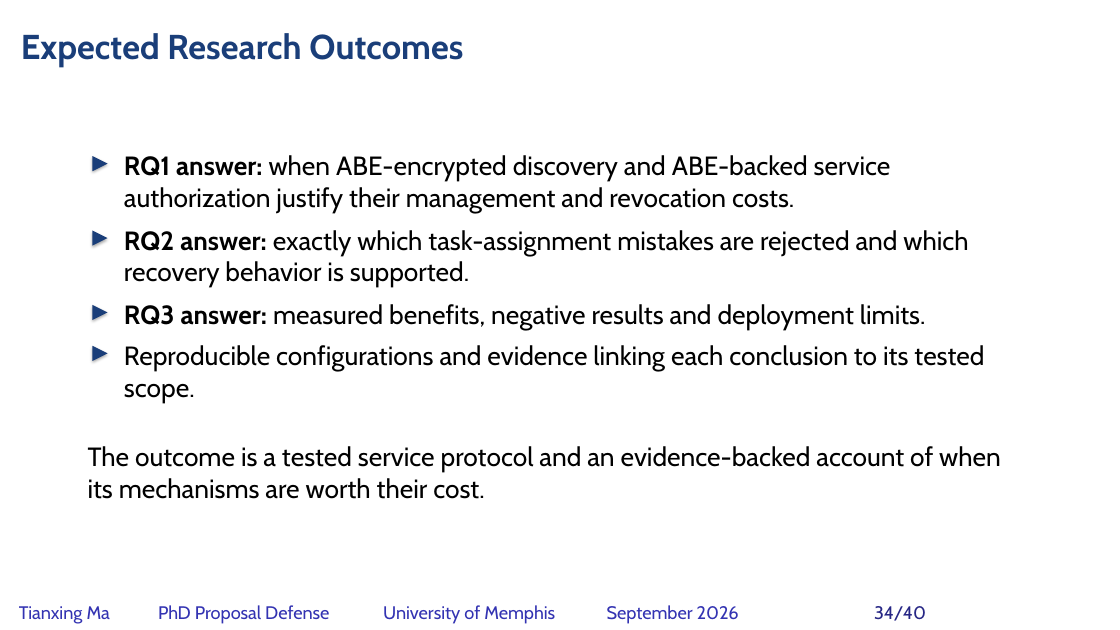
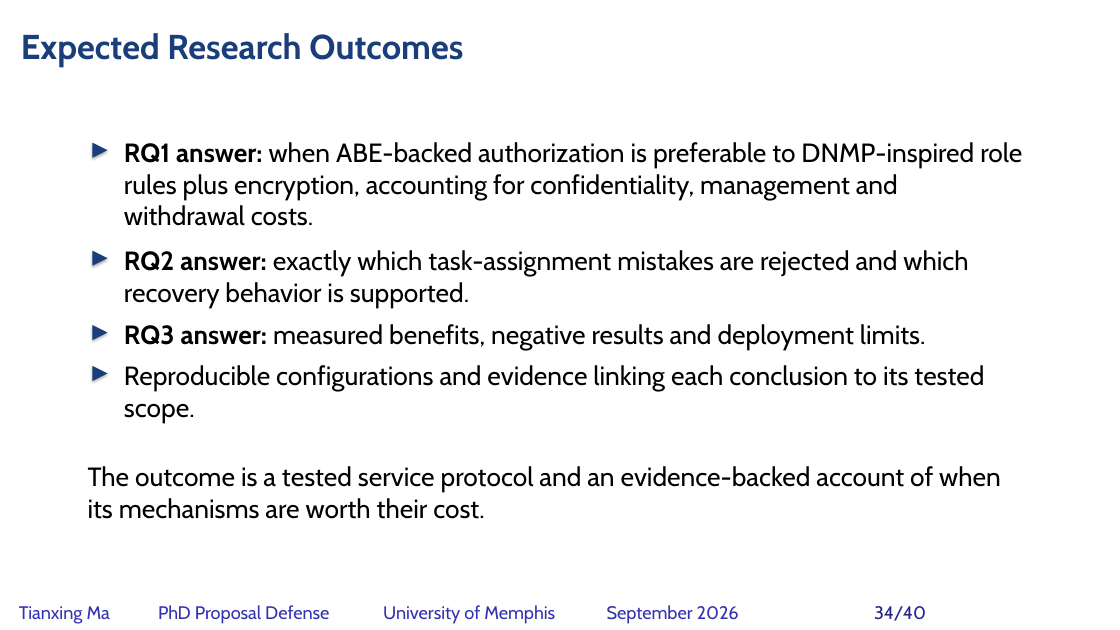
Before and after one commit to matianxing1992/NDN_Service_Framework, a slide deck: slide 34 of docs/PAPER/proposal-defense/slides/NDNSF_proposal_hybrid_editable.pptx. Drawn at 1120x630 pixels with LibreOffice and Linux fonts; fonts in the diff are those of the drawing; background and template pictures are left out. Boxes give left, top, right and bottom in pixels: in the first picture for what was removed or moved away, otherwise in the second. Text is boxed around its words. In the diff, an @@ line names an element or a change of style, - is before the commit and + after.

Commit message:
docs: connect DNMP authorization precedent across proposal

```diff
--- a/docs/PAPER/proposal-defense/slides/NDNSF_proposal_hybrid_editable.pptx
+++ b/docs/PAPER/proposal-defense/slides/NDNSF_proposal_hybrid_editable.pptx
@@ triangle: place and size @@
-triangle at <box>92,156,108,172</box>
+triangle at <box>92,143,108,158</box>
@@ text at <box>124,142,1022,226</box>: text changed @@
-RQ1 answer: when ABE-encrypted discovery and ABE-backed service authorization justify their management and revocation costs.
+RQ1 answer: when ABE-backed authorization is preferable to DNMP-inspired role rules plus encryption, accounting for confidentiality, management and withdrawal costs.
@@ 4 texts, 3 triangles: place and size @@
-4 texts, 3 triangles at <box>88,230,1001,499</box>
+4 texts, 3 triangles at <box>88,250,1001,519</box>
```
Also in this commit, not shown: 4 other slides changed, 26 other files.
